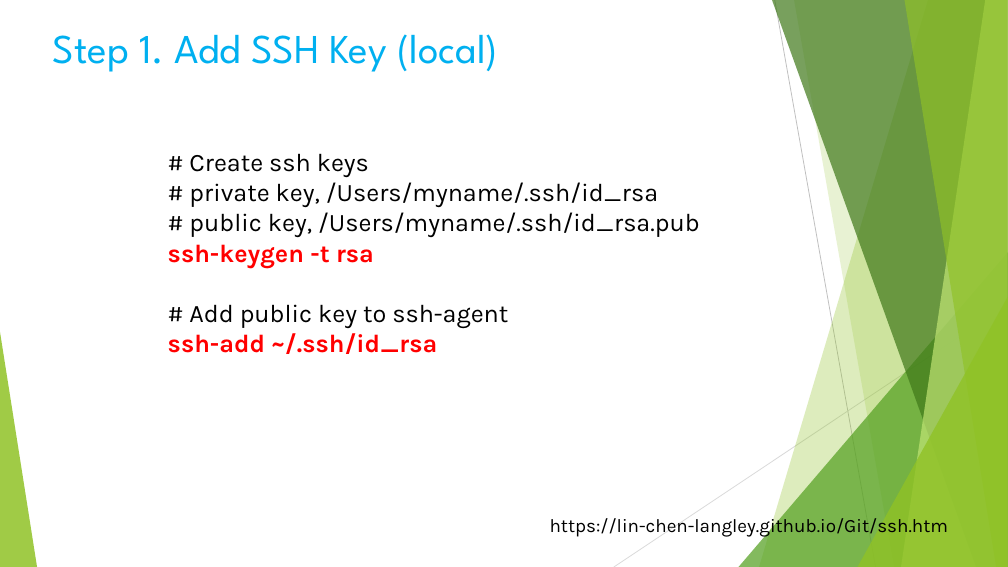
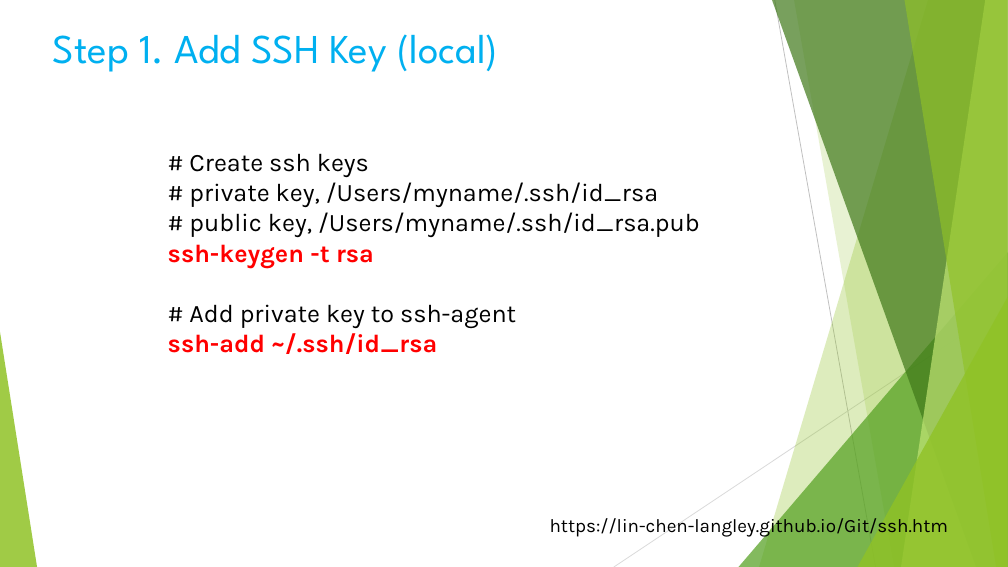
Before and after one commit to lin-chen-DLA/lin-chen-DLA.github.io, a slide deck: slide 4 of Volunteer/Programming/HTML_8.pptx. Drawn at 1008x567 pixels with LibreOffice and Linux fonts; fonts in the diff are those of the drawing. Boxes give left, top, right and bottom in pixels: in the first picture for what was removed or moved away, otherwise in the second. Text is boxed around its words. In the diff, an @@ line names an element or a change of style, - is before the commit and + after.

```diff
--- a/Volunteer/Programming/HTML_8.pptx
+++ b/Volunteer/Programming/HTML_8.pptx
@@ text at [189,304,516,328]: text changed @@
-# Add public key to ssh-agent
+# Add private key to ssh-agent
```
Also in this commit, not shown: 1 other slide changed, 1 slide added, 3 other files.
